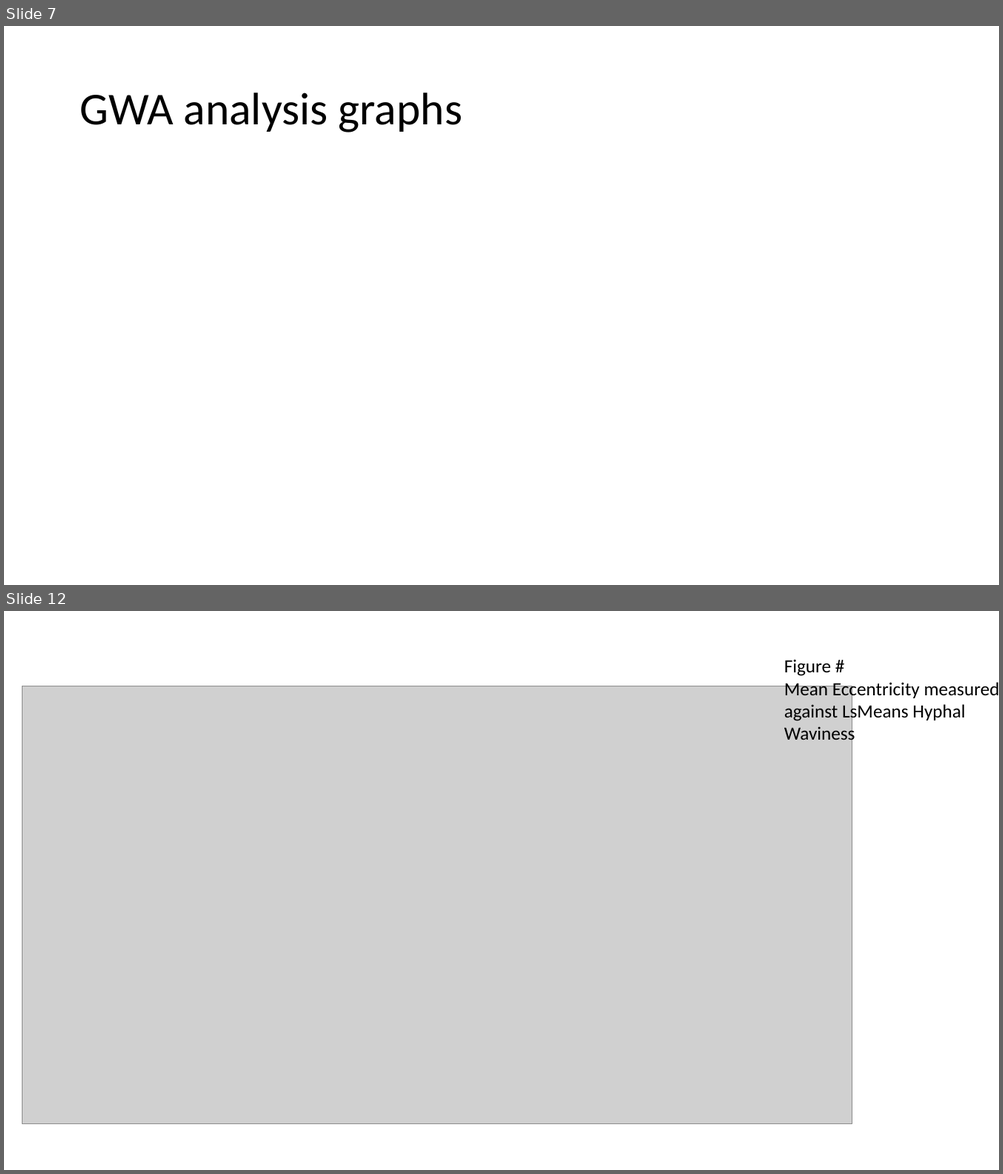
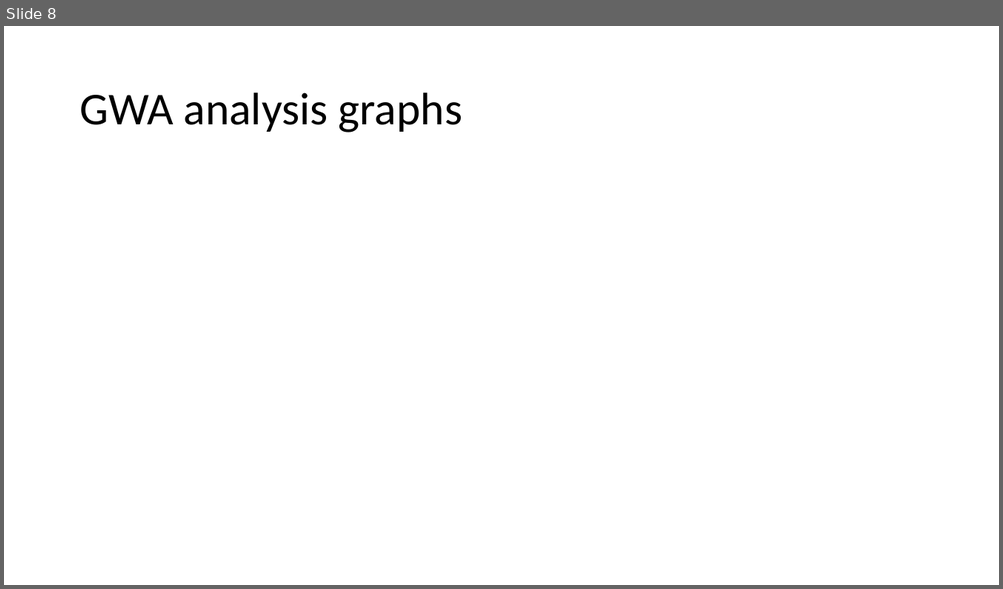
Before and after one commit to JosueVega/Hwaviness, a slide deck: paper/HWavinessGraphs_Figs_Capt.pptx. Shown one above the other, each under a label of ours: slides 7 and 12 before the commit, slide 8 after it; the slides between them are not shown. The pictures are 1003x1174 and 1003x589 pixels, drawn with LibreOffice and Linux fonts; fonts in the diff are those of the drawing; grey boxes stand for pictures. Boxes give left, top, right and bottom in pixels: in the first picture for what was removed or moved away, otherwise in the second. Text is boxed around its words. In the diff, an @@ line names an element or a change of style, - is before the commit and + after.

```diff
--- a/paper/HWavinessGraphs_Figs_Capt.pptx
+++ b/paper/HWavinessGraphs_Figs_Capt.pptx
@@ slide 12 removed at bbox=[4, 611, 999, 1170], background #FFFFFF @@
@@ text removed at bbox=[784, 659, 999, 745] @@
-Figure #
-Mean Eccentricity measured against LsMeans Hyphal Waviness
@@ picture removed at bbox=[22, 686, 851, 1125] @@
@@ what was slide 7 is now slide 8 @@
```
Also in this commit, not shown: 4 slides changed, 5 slides added, 5 other slides removed, 7 other files.
